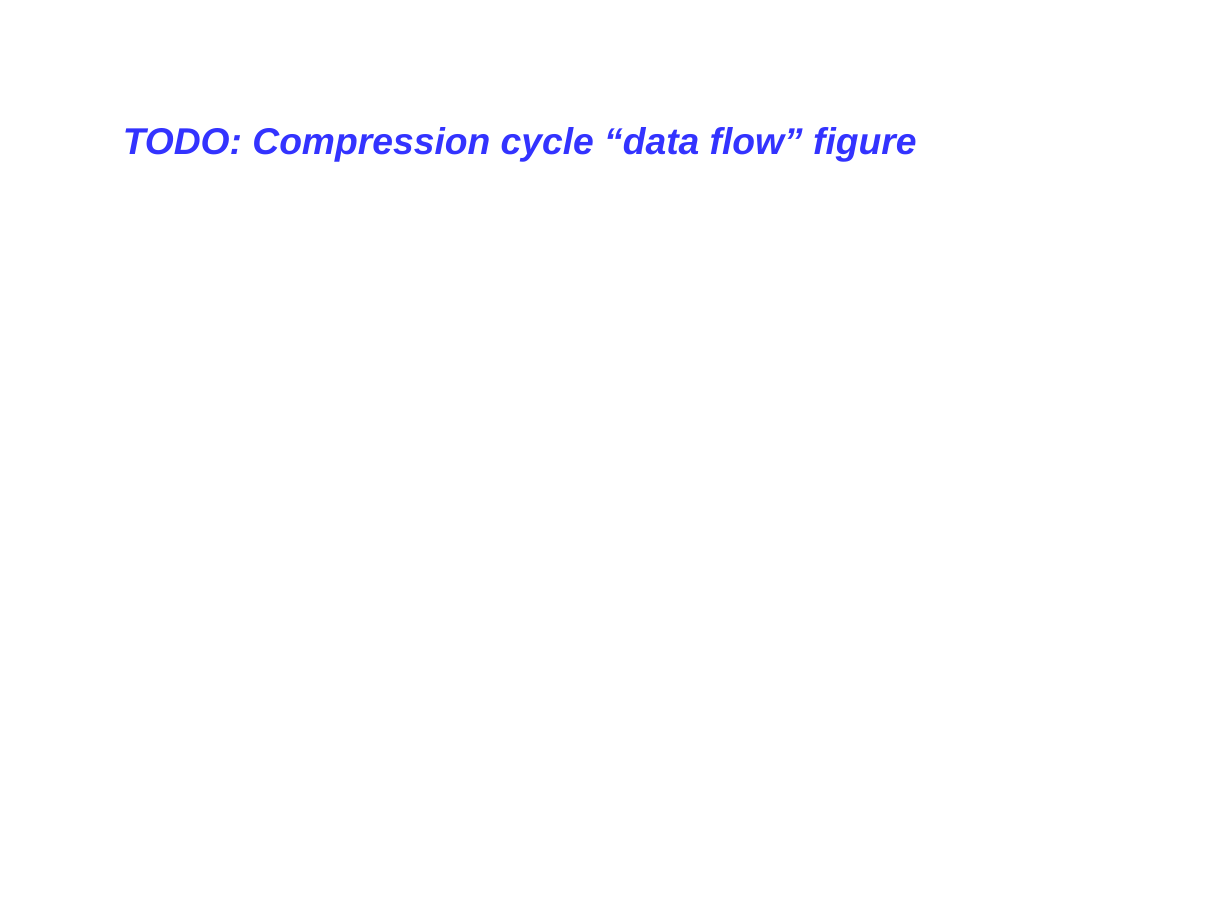
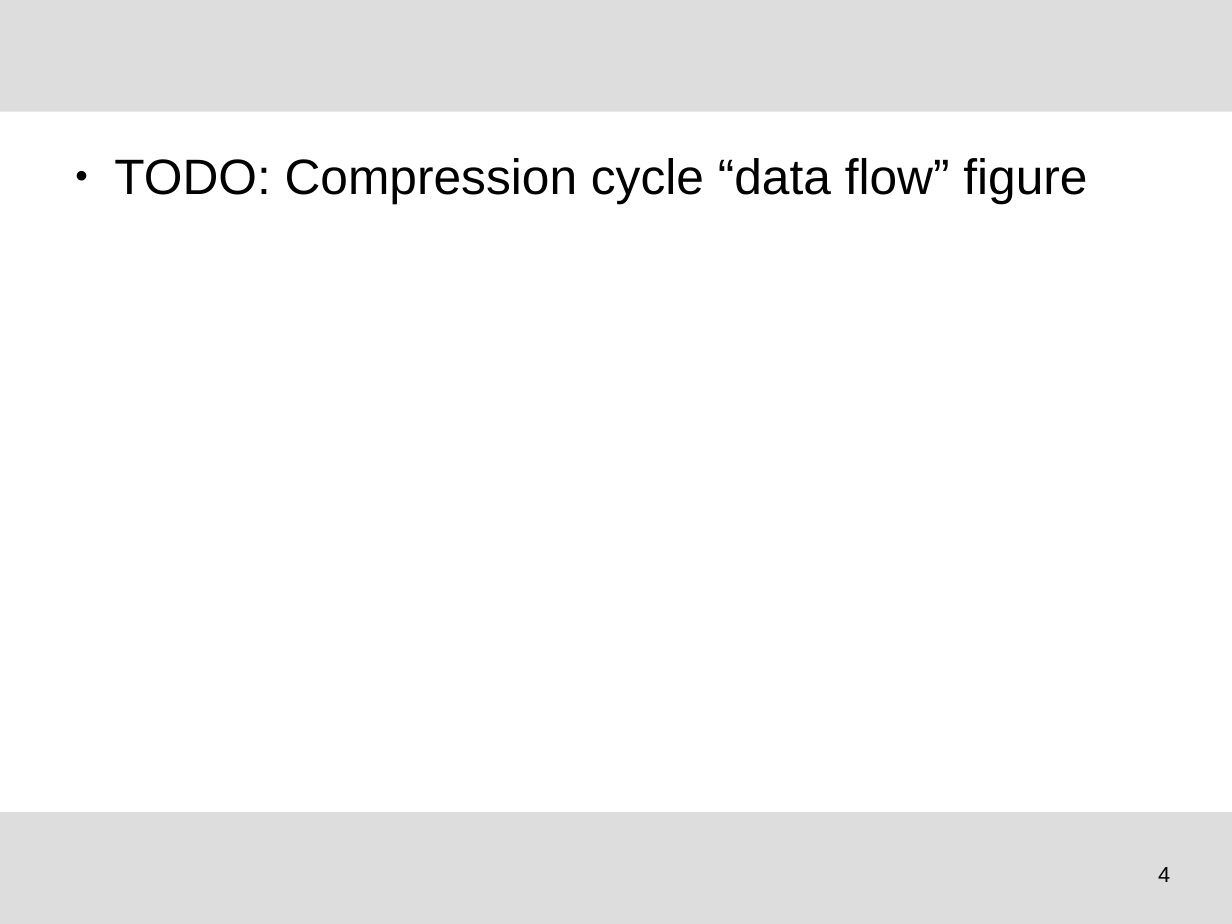
Before and after one commit to tudocomp/tudocomp, a slide deck: slide 4 of etc/presentation.odp. Drawn at 1232x924 pixels with LibreOffice and Linux fonts; fonts in the diff are those of the drawing; background and template pictures are left out. Boxes give left, top, right and bottom in pixels: in the first picture for what was removed or moved away, otherwise in the second. Text is boxed around its words. In the diff, an @@ line names an element or a change of style, - is before the commit and + after.

Commit message:
Presentation style

```diff
--- a/etc/presentation.odp
+++ b/etc/presentation.odp
@@ rectangle added at (x1=0, y1=0, x2=1232, y2=112), fill #DDDDDD @@
@@ text "TODO: Compression cycle “data flow” ..." moved from (x1=123, y1=127, x2=916, y2=162) to (x1=114, y1=158, x2=1087, y2=204) @@
@@ text "TODO: Compression cycle “data flow” ..." at (x1=114, y1=158, x2=1087, y2=204): size 24 to 32 pt, text colour #3333FF to #000000, bold off, italic off; bullet none to ●; more space between paragraphs @@
@@ rectangle added at (x1=0, y1=813, x2=1232, y2=924), fill #DDDDDD @@
@@ page number added at (x1=1158, y1=867, x2=1170, y2=882), 14 pt, text #000000 @@
+4
```
Also in this commit, not shown: 6 other slides changed, 1 slide added.
